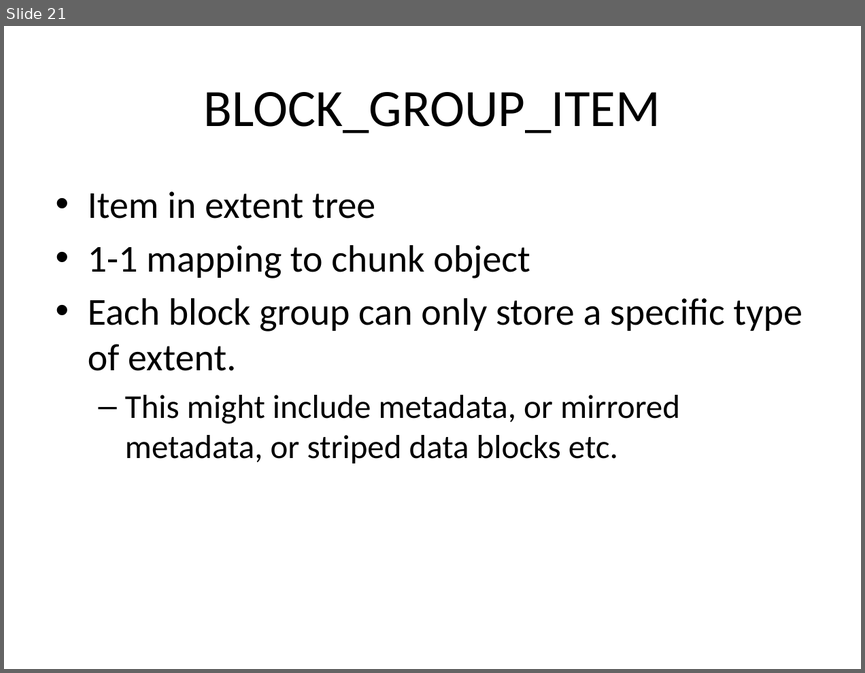
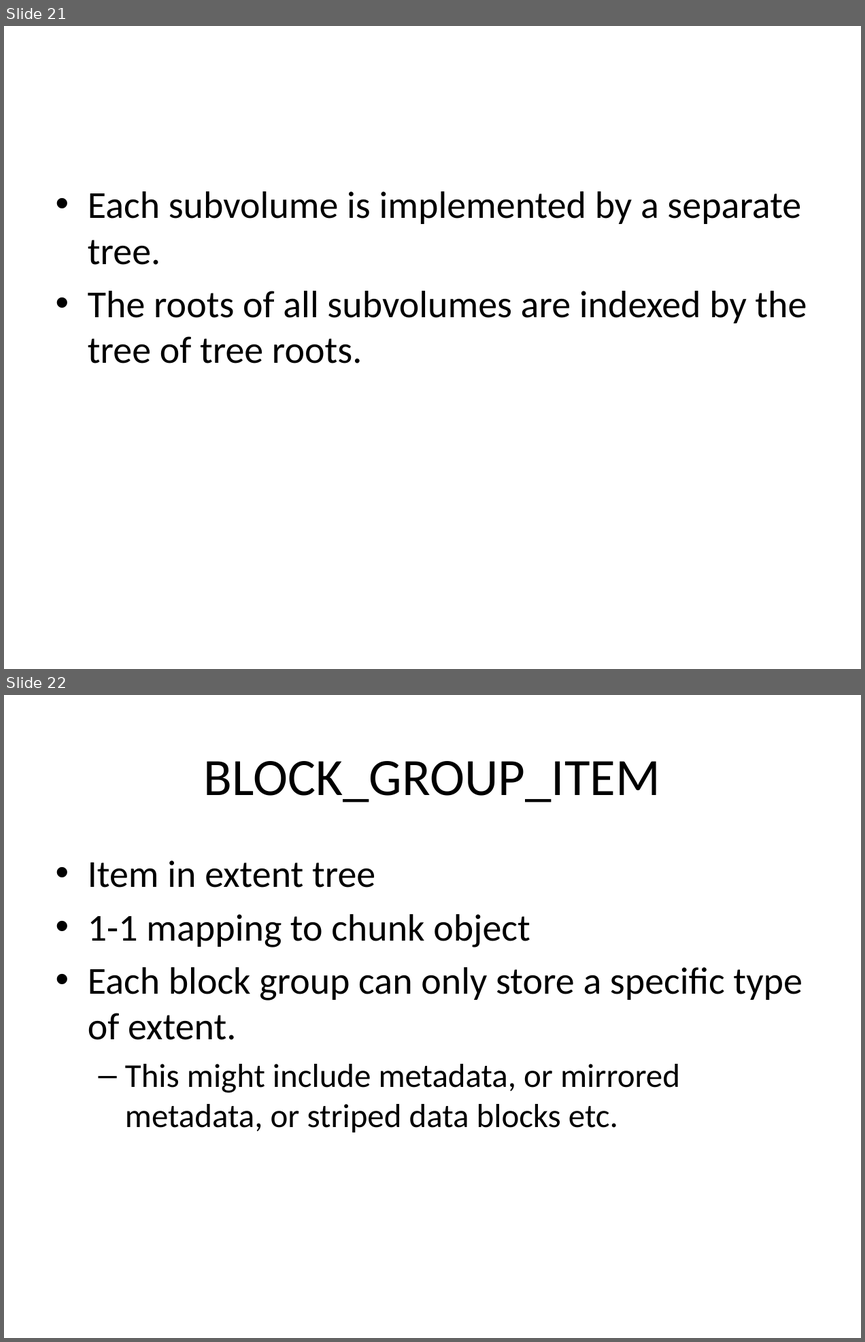
Before and after one commit to liujinmarshall/btrfs-doc, a slide deck: Bacik.pptx. Shown one above the other, each under a label of ours: slide 21 before the commit, slides 21 and 22 after it. The pictures are 865x673 and 865x1342 pixels, drawn with LibreOffice and Linux fonts; fonts in the diff are those of the drawing. Boxes give left, top, right and bottom in pixels: in the first picture for what was removed or moved away, otherwise in the second. Text is boxed around its words. In the diff, an @@ line names an element or a change of style, - is before the commit and + after.

Commit message:
subvolume

```diff
--- a/Bacik.pptx
+++ b/Bacik.pptx
@@ slide 21 added at (4, 26, 861, 669), background #FFFFFF @@
@@ text added at (88, 191, 806, 363), 32 pt, text #000000 @@
+• Each subvolume is implemented by a separate tree.
+• The roots of all subvolumes are indexed by the tree of tree roots.
@@ what was slide 21 is now slide 22 @@
```
Also in this commit, not shown: 2 slides changed, 1 other slide added, 1 slide removed.
